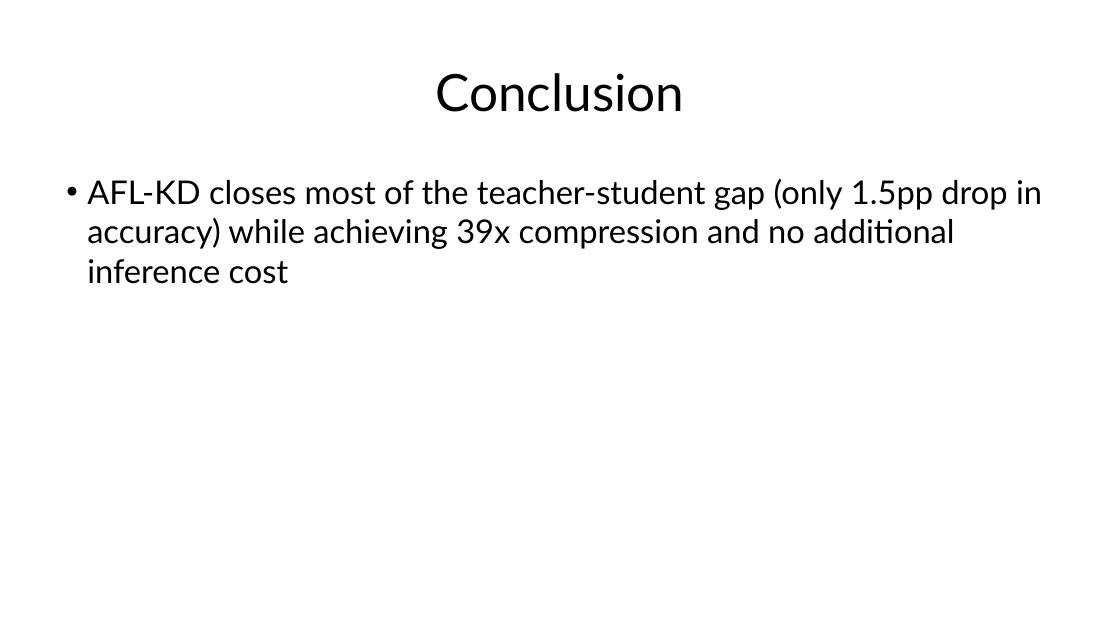
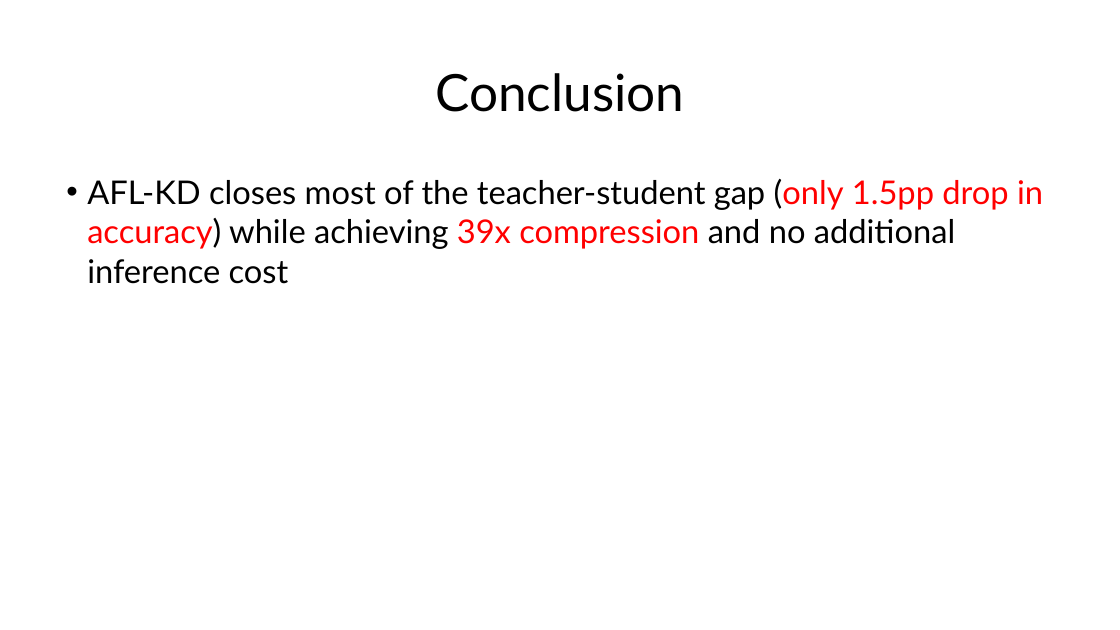
Before and after one commit to a20082307/meeting_report, a slide deck: slide 17 of 909個咪.pptx. Drawn at 1120x630 pixels with LibreOffice and Linux fonts; fonts in the diff are those of the drawing. Boxes give left, top, right and bottom in pixels: in the first picture for what was removed or moved away, otherwise in the second. Text is boxed around its words. In the diff, an @@ line names an element or a change of style, - is before the commit and + after.

Commit message:
Update some highlight

```diff
--- a/909個咪.pptx
+++ b/909個咪.pptx
@@ text "AFL-KD closes most of the ..." at <box>87,179,1043,284</box>: text colour #000000 to #FF0000 in "(only 1.5pp drop in accuracy) 39x compression" @@
```
